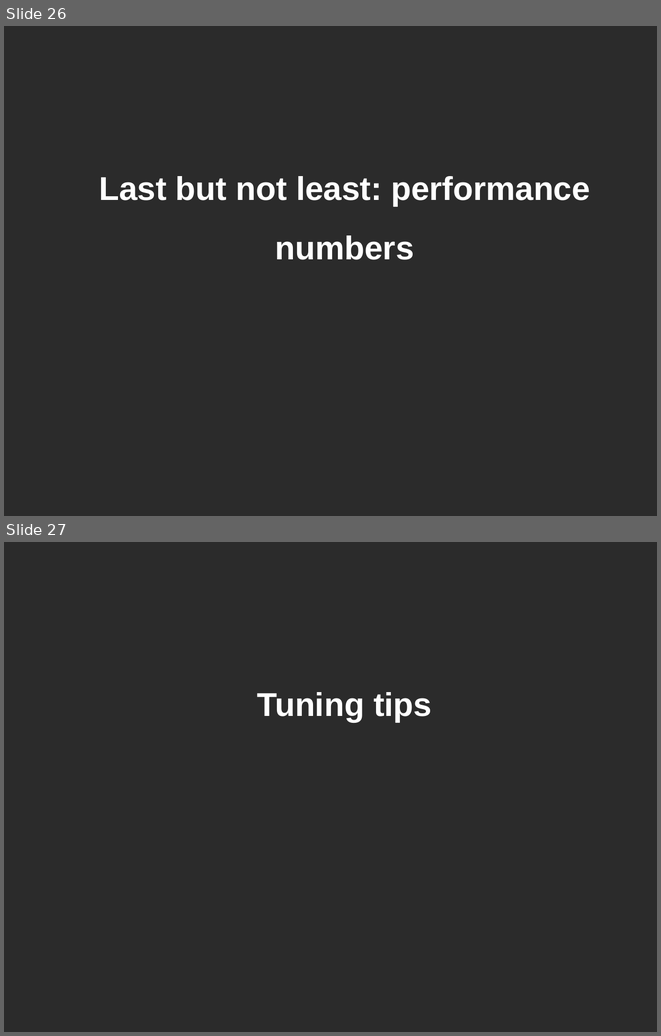
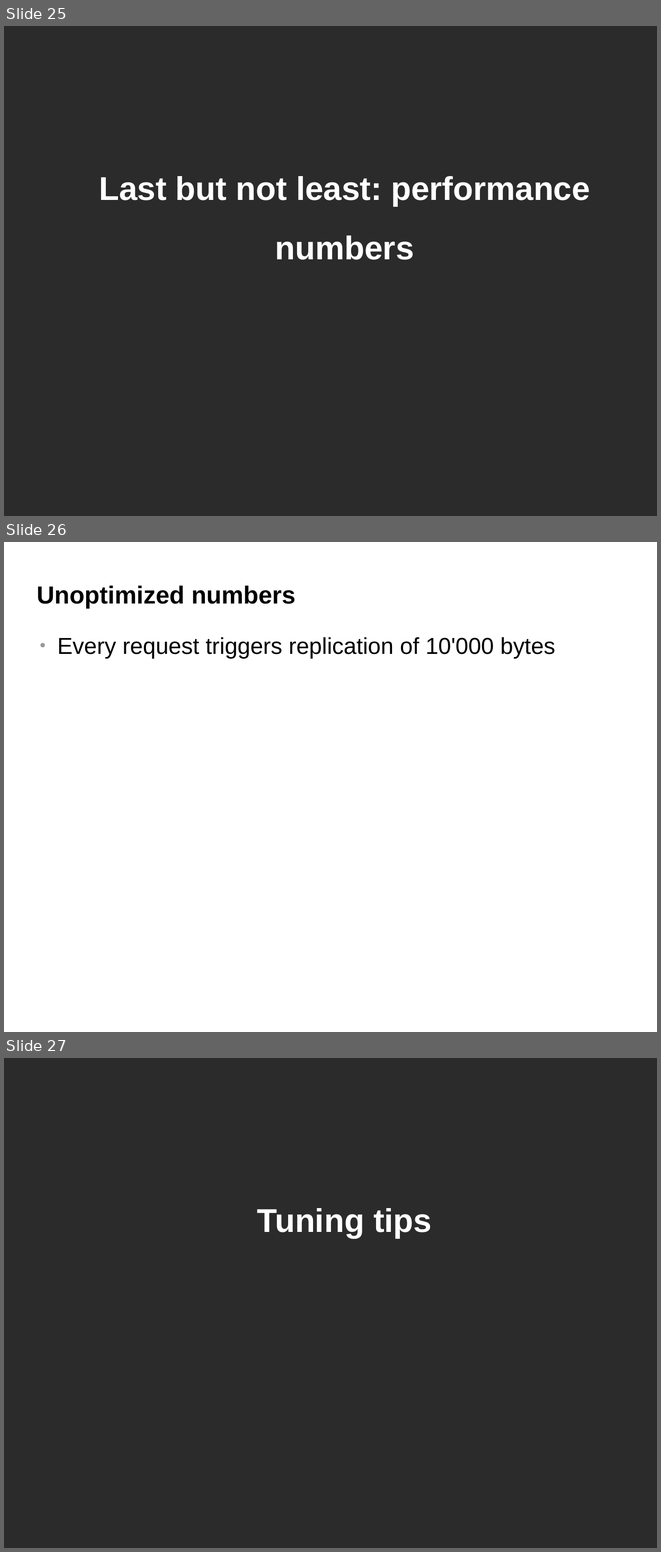
Before and after one commit to belaban/SessionPerf, a slide deck: docs/jbw2012.odp. Shown one above the other, each under a label of ours: slides 26 and 27 before the commit, slides 25, 26 and 27 after it. The pictures are 661x1036 and 661x1552 pixels, drawn with LibreOffice and Linux fonts; fonts in the diff are those of the drawing; background and template pictures are left out; a plain dark background stands for a picture behind light text. Boxes give left, top, right and bottom in pixels: in the first picture for what was removed or moved away, otherwise in the second. Text is boxed around its words. In the diff, an @@ line names an element or a change of style, - is before the commit and + after.

```diff
--- a/docs/jbw2012.odp
+++ b/docs/jbw2012.odp
@@ slide 26 added at bbox=[4, 542, 657, 1032], background #FFFFFF @@
@@ title added at bbox=[37, 585, 296, 608], 30 pt, text #000000, bold @@
+Unoptimized numbers
@@ text added at bbox=[58, 637, 555, 659], 28 pt, text #000000 @@
+● Every request triggers replication of 10'000 bytes
@@ what was slide 26 is now slide 25 @@
```
Also in this commit, not shown: 1 slide removed, 1 other file.
